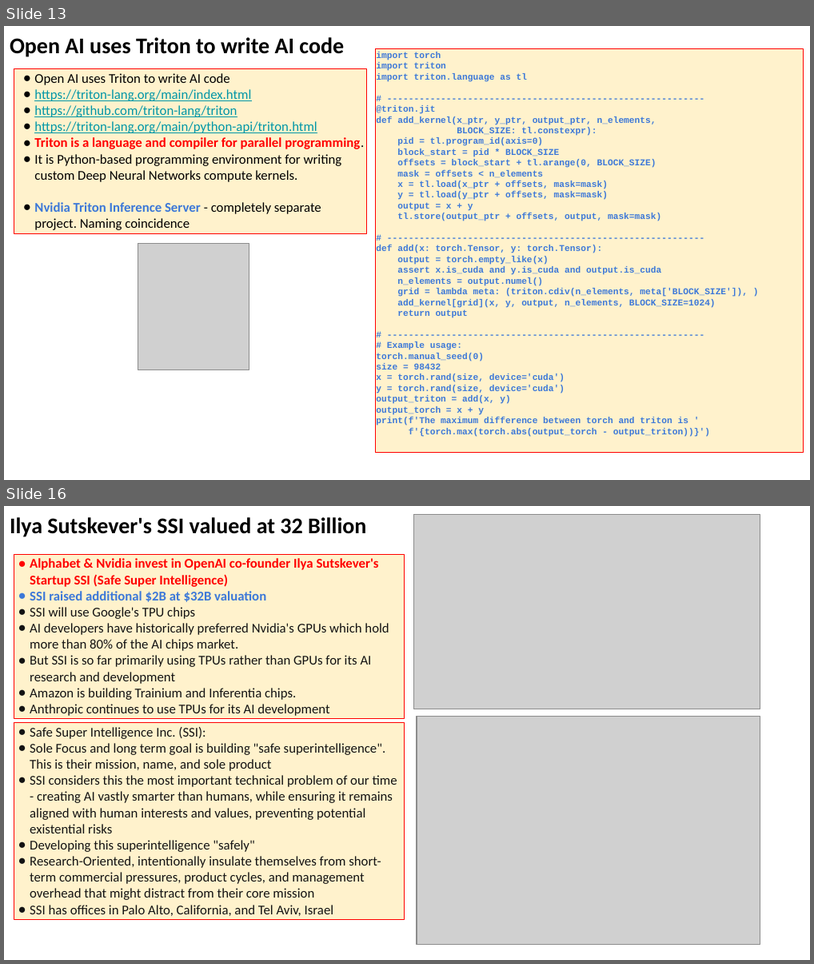
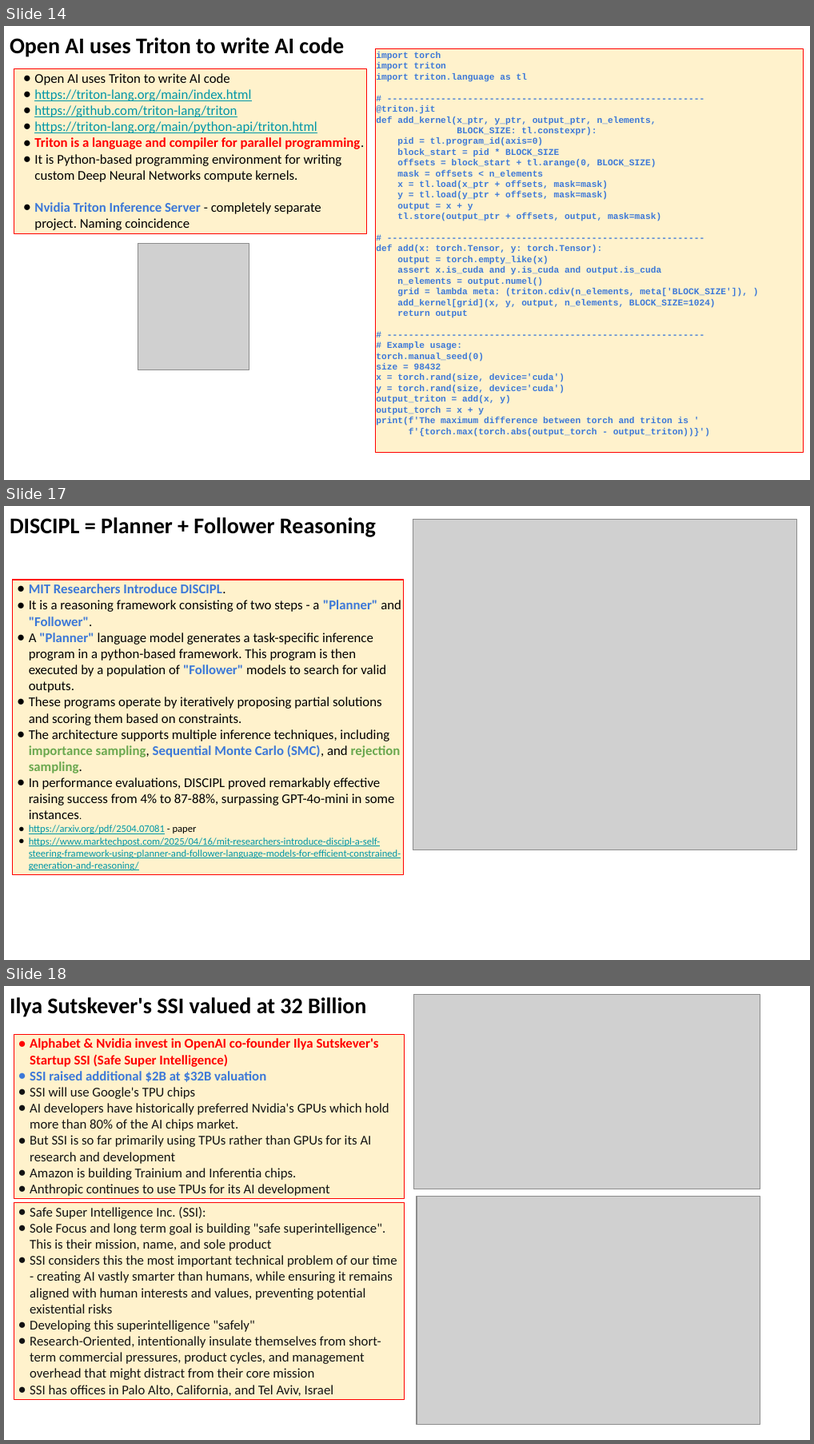
Before and after one commit to lselector/seminar, a slide deck: 2025/2025-04-18-AI-Updates.pptx. Shown one above the other, each under a label of ours: slides 13 and 16 before the commit, slides 14, 17 and 18 after it; the slides between them are not shown. The pictures are 814x964 and 814x1444 pixels, drawn with LibreOffice and Linux fonts; fonts in the diff are those of the drawing; grey boxes stand for pictures. Boxes give left, top, right and bottom in pixels: in the first picture for what was removed or moved away, otherwise in the second. Text is boxed around its words. In the diff, an @@ line names an element or a change of style, - is before the commit and + after.

```diff
--- a/2025/2025-04-18-AI-Updates.pptx
+++ b/2025/2025-04-18-AI-Updates.pptx
@@ slide 17 added at (x1=4, y1=506, x2=810, y2=960), background #FFFFFF @@
@@ text added at (x1=10, y1=517, x2=376, y2=537), 20 pt, text #000000, bold @@
+DISCIPL = Planner + Follower Reasoning
@@ picture added at (x1=413, y1=520, x2=797, y2=850) @@
@@ rectangle added at (x1=13, y1=580, x2=404, y2=875), fill #FFF2CC, outline #FF0000 0.75 pt, 12 pt, text #000000 @@
+● MIT Researchers Introduce DISCIPL.
+● It is a reasoning framework consisting of two steps - a "Planner" and "Follower".
+● A "Planner" language model generates a task-specific inference program in a python-based framework. This program is then executed by a population of "Follower" models to search for valid outputs.
+● These programs operate by iteratively proposing partial solutions and scoring them based on constraints.
+● The architecture supports multiple inference techniques, including importance sampling, Sequential Monte Carlo (SMC), and rejection sampling.
+● In performance evaluations, DISCIPL proved remarkably effective
+  raising success from 4% to 87-88%, surpassing GPT-4o-mini in some instances.
+● https://arxiv.org/pdf/2504.07081 - paper
+● https://www.marktechpost.com/2025/04/16/mit-researchers-introduce-discipl-a-self-steering-framework-using-planner-and-follower-language-models-for-efficient-constrained-generation-and-reasoning/
@@ what was slide 13 is now slide 14 @@
@@ what was slide 16 is now slide 18 @@
```
Also in this commit, not shown: 4 slides changed, 3 other slides added, 1 slide removed.
